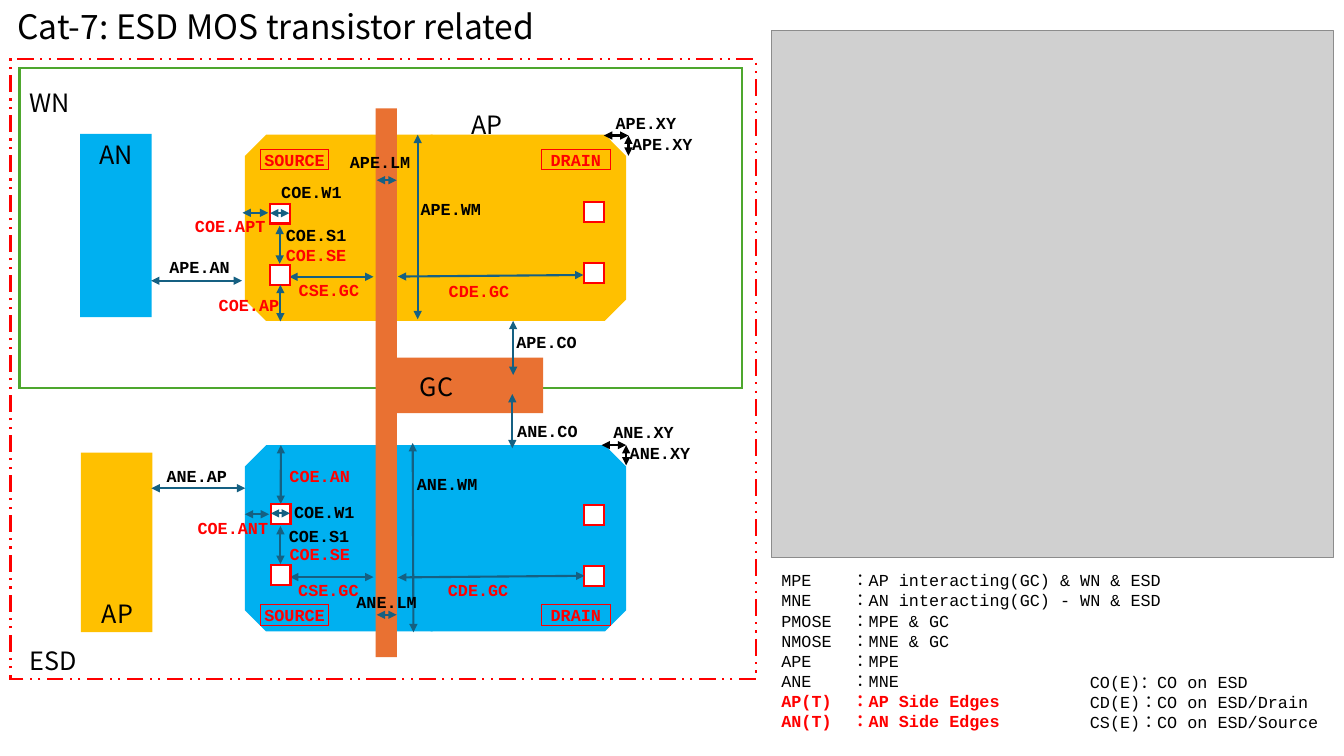
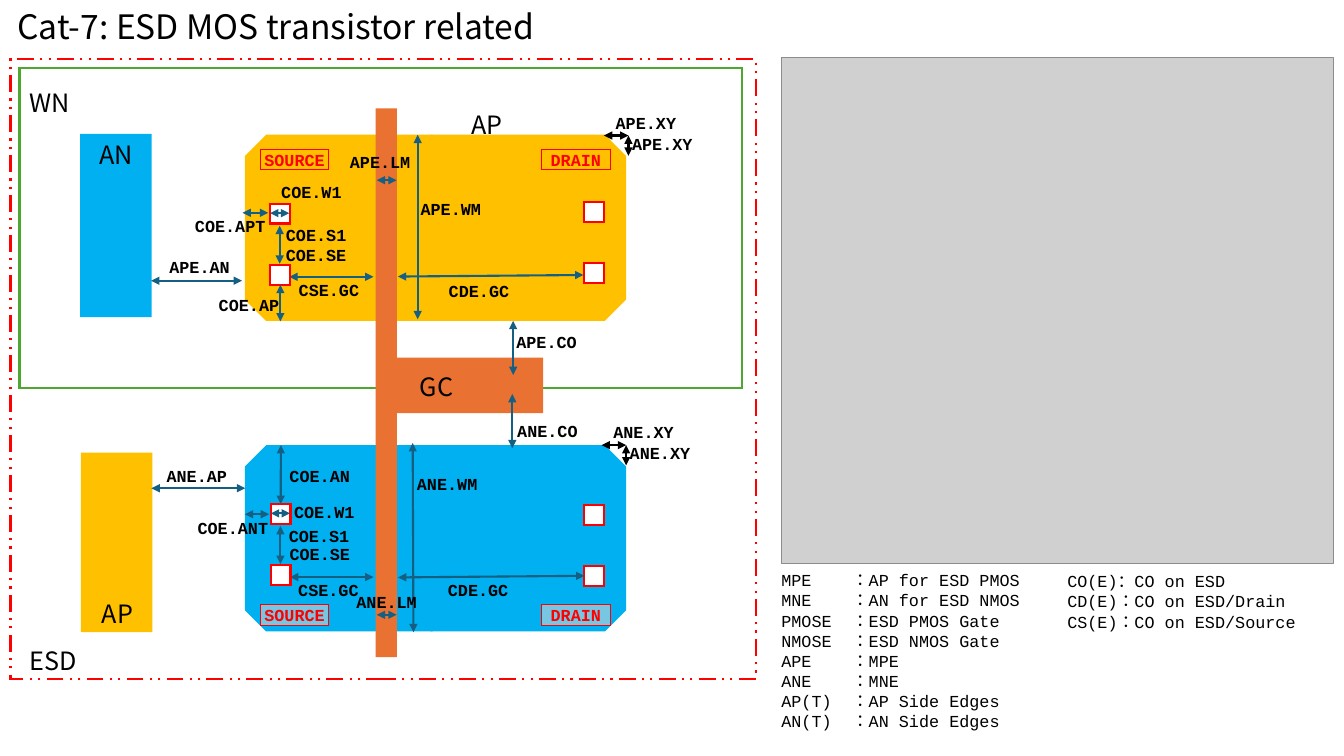
Before and after one commit to OpenSUSI/TR-1um, a slide deck: slide 9 of Document/TR-1um_DRC_summary.pptx. Drawn at 1344x756 pixels with LibreOffice and Linux fonts; fonts in the diff are those of the drawing; grey boxes stand for pictures; background and template pictures are left out. Boxes give left, top, right and bottom in pixels: in the first picture for what was removed or moved away, otherwise in the second. Text is boxed around its words. In the diff, an @@ line names an element or a change of style, - is before the commit and + after.

```diff
--- a/Document/TR-1um_DRC_summary.pptx
+++ b/Document/TR-1um_DRC_summary.pptx
@@ picture: place and size @@
-picture at box(772, 31, 1334, 559)
+picture at box(781, 57, 1334, 564)
@@ text colour #FF0000 to #000000 in 10 elements at box(299, 284, 359, 296), box(298, 584, 358, 596), box(195, 220, 266, 238), box(198, 521, 269, 539), box(448, 584, 508, 596), box(449, 285, 509, 297), box(286, 249, 346, 267), box(290, 548, 350, 565), box(289, 470, 349, 482), box(219, 298, 279, 316) @@
@@ rectangle "MPE ：AP for ESD PMOS": place and size @@
-rectangle "MPE ：AP for ESD PMOS" at box(781, 574, 1161, 731)
+rectangle "MPE ：AP for ESD PMOS" at box(771, 566, 1177, 739)
@@ rectangle "CO(E)：CO on ESD": place and size @@
-rectangle "CO(E)：CO on ESD" at box(1090, 676, 1319, 732)
+rectangle "CO(E)：CO on ESD" at box(1058, 567, 1311, 638)
@@ text in rectangle at box(781, 574, 1019, 647): text changed @@
-MPE ：AP interacting(GC) & WN & ESD
-MNE ：AN interacting(GC) - WN & ESD
-PMOSE ：MPE & GC
-NMOSE ：MNE & GC
+MPE ：AP for ESD PMOS
+MNE ：AN for ESD NMOS
+PMOSE ：ESD PMOS Gate
+NMOSE ：ESD NMOS Gate
@@ rectangle "SOURCE" at box(260, 605, 329, 625): fill none to #D9D9D9 at 56% opacity @@
@@ rectangle "DRAIN" at box(541, 605, 610, 625): fill none to #D9D9D9 at 56% opacity @@
@@ text in rectangle at box(852, 695, 999, 731): text colour #FF0000 to #000000, bold off in "AP(T) ：AP Side Edges", "AN(T) ：AN Side Edges" @@
```
Also in this commit, not shown: 8 other slides changed, 9 slides added, 1 other file.
